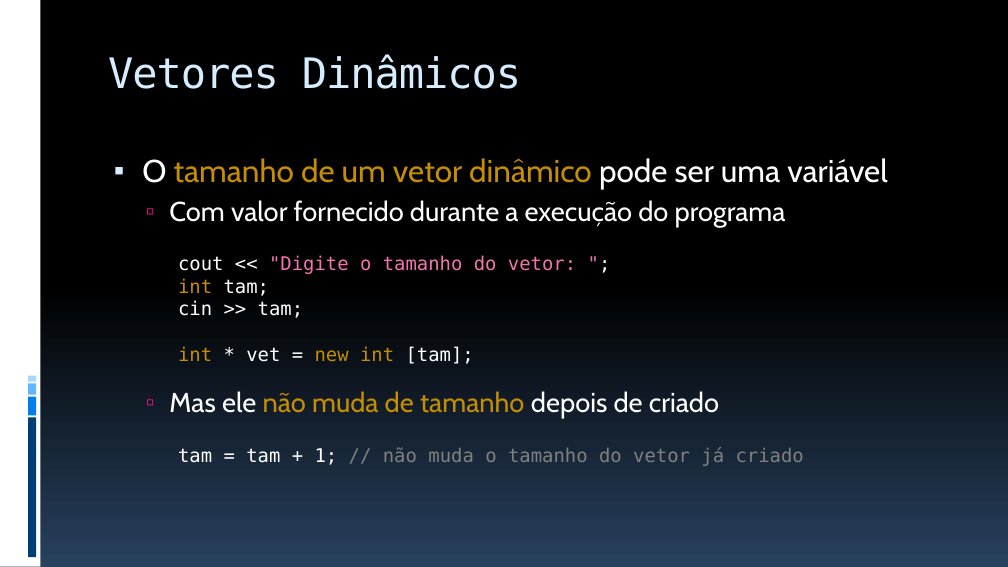
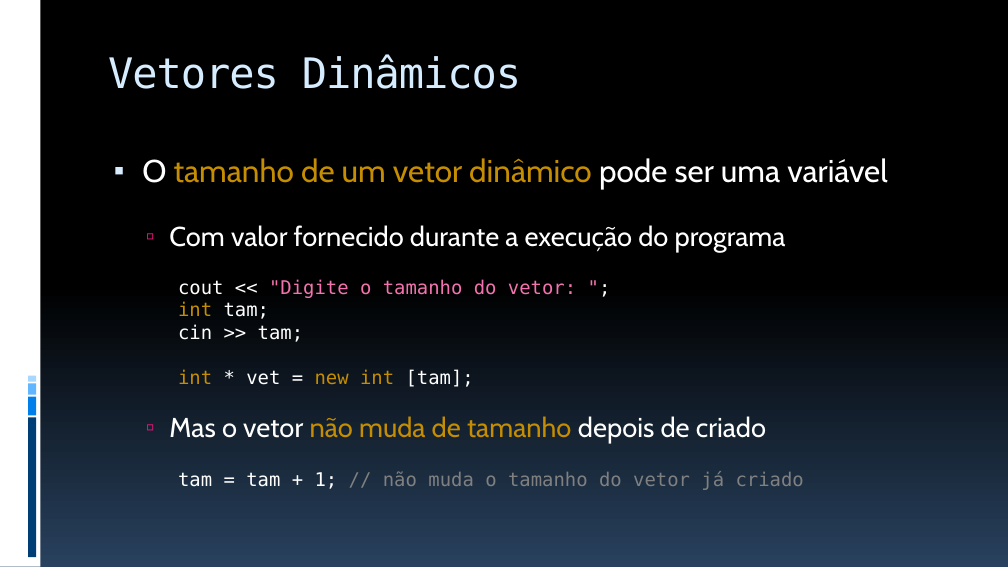
Before and after one commit to JudsonSS/ProgComp, a slide deck: slide 22 of Slides/15. Alocação Dinâmica de Memória.pptx (slide 21 before the commit). Drawn at 1008x567 pixels with LibreOffice and Linux fonts; fonts in the diff are those of the drawing. Boxes give left, top, right and bottom in pixels: in the first picture for what was removed or moved away, otherwise in the second. Text is boxed around its words. In the diff, an @@ line names an element or a change of style, - is before the commit and + after.

```diff
--- a/Slides/15. Alocação Dinâmica de Memória.pptx
+++ b/Slides/15. Alocação Dinâmica de Memória.pptx
@@ text "cout << "Digite o tamanho ..." moved from (x1=178, y1=255, x2=576, y2=364) to (x1=178, y1=279, x2=576, y2=387) @@
@@ text at (x1=169, y1=416, x2=766, y2=444): text changed @@
-  ▫ Mas ele não muda de tamanho depois de criado
+  ▫ Mas o vetor não muda de tamanho depois de criado
@@ text "tam = tam + 1; ..." moved from (x1=178, y1=447, x2=804, y2=466) to (x1=178, y1=471, x2=804, y2=490) @@
```
Also in this commit, not shown: 11 other slides changed, 1 slide added.
